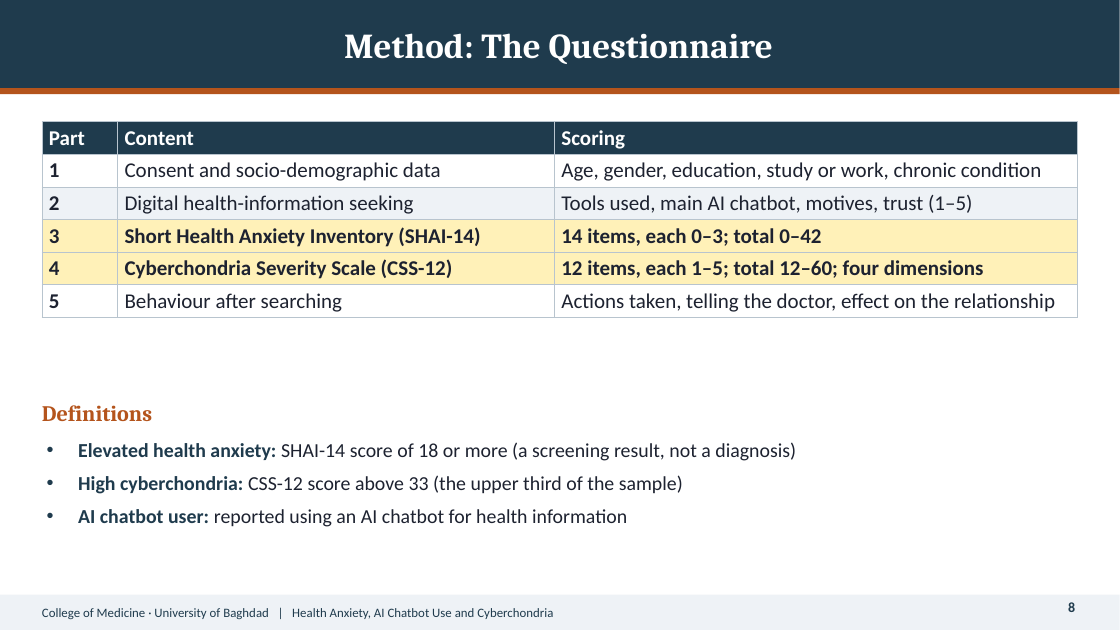
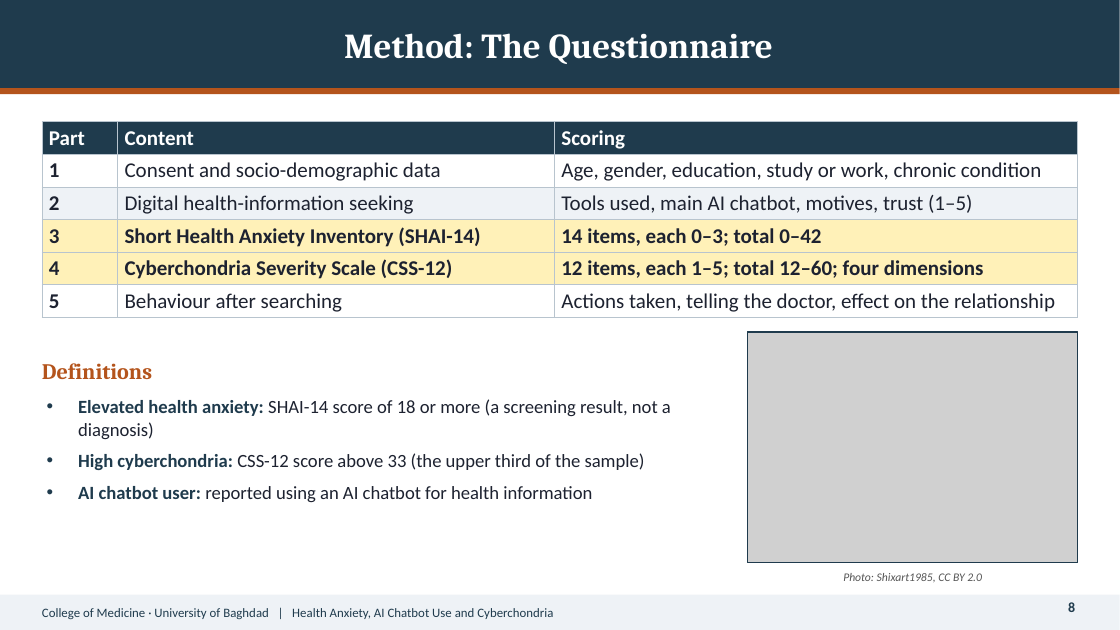
Before and after one commit to Yaseen279/History-Exam, a slide deck: slide 8 of research/output/study/slides/Defence_Presentation.pptx. Drawn at 1120x630 pixels with LibreOffice and Linux fonts; fonts in the diff are those of the drawing; grey boxes stand for pictures. Boxes give left, top, right and bottom in pixels: in the first picture for what was removed or moved away, otherwise in the second. Text is boxed around its words. In the diff, an @@ line names an element or a change of style, - is before the commit and + after.

```diff
--- a/research/output/study/slides/Defence_Presentation.pptx
+++ b/research/output/study/slides/Defence_Presentation.pptx
@@ text "Definitions": place and size @@
-text "Definitions" at [42,405,152,421]
+text "Definitions" at [42,363,152,379]
@@ picture added at [748,332,1078,563] @@
@@ rectangle added at [748,332,1078,563], outline #1F3B4D 1.25 pt @@
@@ text "Elevated health anxiety: SHAI-14 score ...": place and size @@
-text "Elevated health anxiety: SHAI-14 score ..." at [78,442,796,527]
+text "Elevated health anxiety: SHAI-14 score ..." at [78,399,671,502]
@@ text "Elevated health anxiety: SHAI-14 score ..." at [78,399,671,502]: size 17 to 16 pt @@
@@ text added at [843,573,982,582], 10 pt, text #555555, italic @@
+Photo: Shixart1985, CC BY 2.0
```
Also in this commit, not shown: 7 other slides changed, 9 other files.
